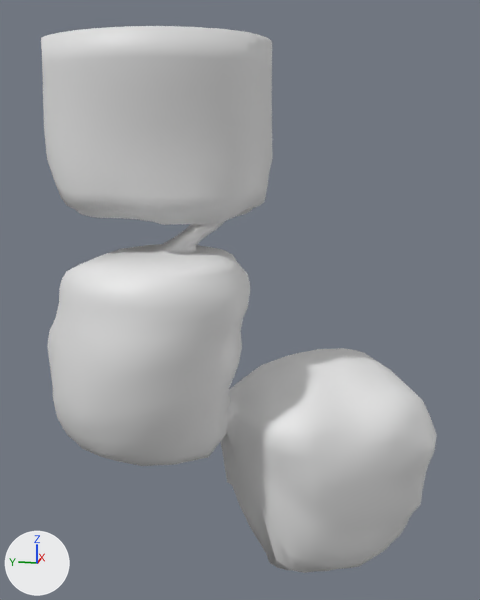
The Blender file HiddenHarmony/Assets/Models/Orcastra/Coral/ground1.blend, before and after one commit.
One viewpoint serves both versions: a 50 mm camera at (-141.1, -51.5, -0.1) aimed at (4.2, -22.4, -36.5). The lights are fixed; the arrows at lower left show +X, +Y and +Z.
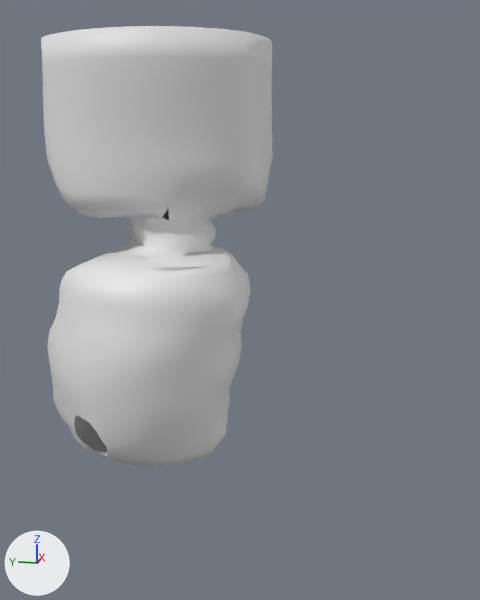
Pixel boxes (x1, y1, x2, y2) of what changed, in the pictures (480 x 600 px; the box of a moved part takes in the faces that stretch with it):
'Cylinder', reshaped (41% narrower, 20% shorter)
    before: (41, 26, 437, 573)
    after: (41, 26, 273, 466)
part 1 of me_cylinder, deleted
    before: (220, 348, 437, 573)
part 2 of me_cylinder, moved or reshaped
    both: (90, 161, 263, 271)
part 3 of me_cylinder, moved or reshaped
    both: (49, 360, 144, 465)

Patch to the scene script:
```diff
--- a/HiddenHarmony/Assets/Models/Orcastra/Coral/ground1.blend.py
+++ b/HiddenHarmony/Assets/Models/Orcastra/Coral/ground1.blend.py
@@ me_cylinder @@
 # used by ob_cylinder; location = (0.0, 0.0, 0.0); scale = (0.289, 0.289, 0.252)
-me_cylinder.from_pydata(...)  # 4692 vertices, 4617 faces; spans x -107.0..133.0, y -235.0..63.0, z -394.0..78.0
+me_cylinder.from_pydata(...)  # 2728 vertices, 2690 faces; spans x -107.0..72.0, y -103.0..63.0, z -268.0..78.0
+# me_cylinder part 1: 1956 vertices removed from x -52.0..133.0, y -235.0..-53.0, z -394.0..-202.0
+# me_cylinder part 2: 488 vertices moved from x -66.0..34.0, y -92.0..20.0, z -121.0..-44.0 to x -78.0..34.0, y -91.0..20.0, z -121.0..-45.0; 26 vertices removed from x -54.0..-6.0, y -92.0..23.0, z -67.0..-43.0; 26 vertices added at x -56.0..4.0, y -89.0..23.0, z -68.0..-43.0
+# me_cylinder part 3: 28 vertices moved from x -105.0..-48.0, y -11.0..45.0, z -262.0..-196.0 to x -103.0..-49.0, y -7.0..39.0, z -261.0..-200.0; 24 vertices removed from x -100.0..-61.0, y -7.0..46.0, z -245.0..-209.0; 16 vertices added at x -97.0..-68.0, y -6.0..29.0, z -247.0..-217.0
```
